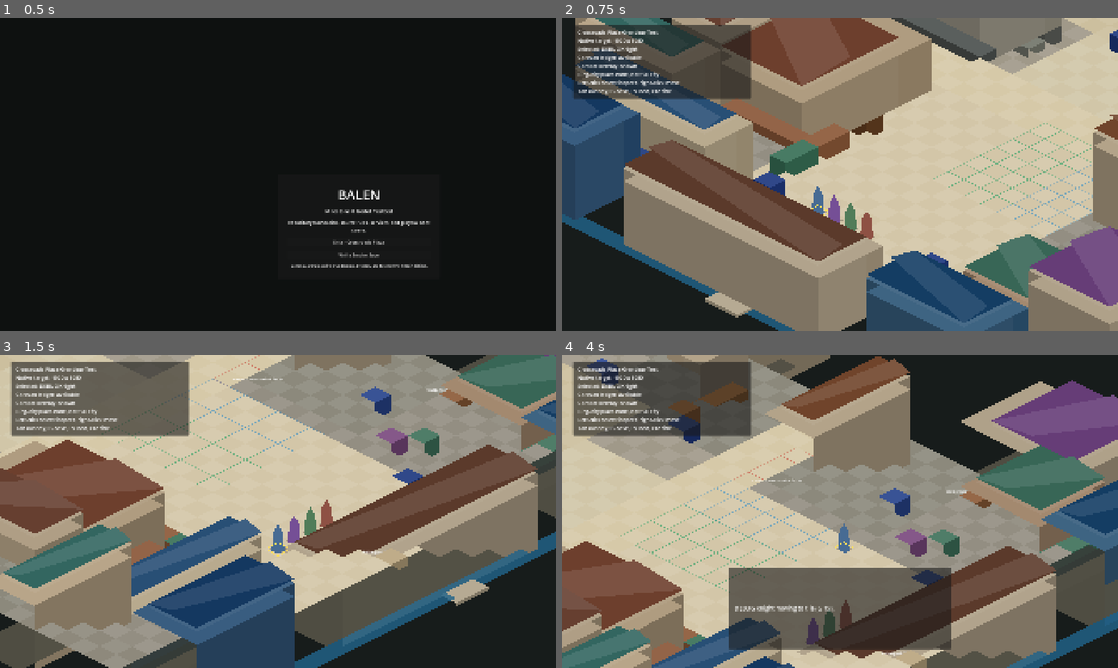
Above: before the commit, frames 1-4 (two rows, left to right).
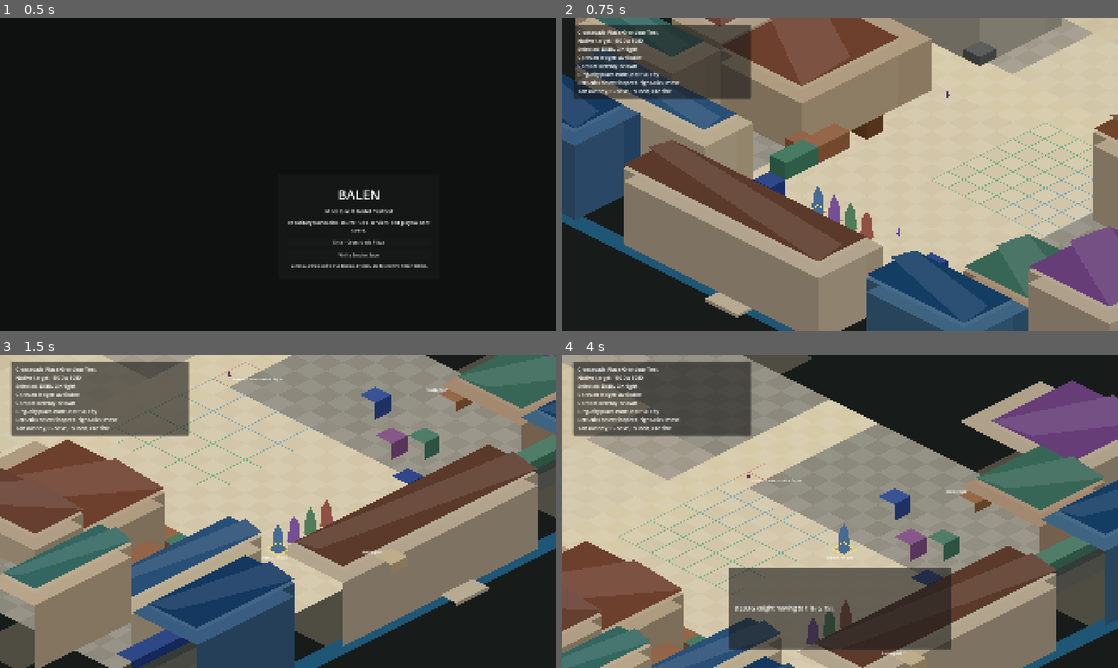
Above: after the commit, the same moments.

Repository: NovakNaumann/balen
Game: Godot game, scene res://scenes/ui/title_screen.tscn
The game is run twice, just before and just after one commit, with the same random seed, the same clock (stepped at 60 frames per second) and the same inputs.
Inputs (mouse positions are in pixels of both pictures, inside the frame that each line leads up to):
- Up to frame 1 (0.5 s): no input
- Up to frame 2 (0.75 s): click "Enter Crossroads Plaza" at 0.5 s
- Up to frame 3 (1.5 s): tap Enter at 1.25 s; move the mouse to (400, 495) at 1.27 s; tap Q (camera_rotate_left) at 1.35 s; click (400, 495) at 1.42 s
- Up to frame 4 (4 s): tap Space at 2 s; drag from (728, 527) to (812, 574) at 2.02 s; tap Enter at 2.75 s; move the mouse to (895, 442) at 2.77 s; right-click (895, 442) at 2.85 s; click (895, 442) at 2.92 s; drag from (812, 574) to (673, 464) at 3.52 s

Frame 1 is identical in both runs. In frame 2, 1.4% of the frame differs, in the area x 14-100%, y 0-73%; in frame 3, 8.4%; in frame 4, 11%, in the area x 4-100%, y 0-100%.

Commit message:
Pin Crossroads terrain to bottom layers

Diff:
--- a/balen/scripts/testbeds/bootstrap_graybox.gd
+++ b/balen/scripts/testbeds/bootstrap_graybox.gd
@@ -8,6 +8,13 @@
 const FOUNTAIN_GRID := Vector2i(0, -6)
 const EAST_WEST_ROAD_Y := 7
 const EVIDENCE_GRID := Vector2i(-9, 11)
+const LAYER_BACKGROUND := -20000
+const LAYER_WATER := -12000
+const LAYER_BOUNDARY := -11000
+const LAYER_FOUNDATION := -10900
+const LAYER_SIDEWALK := -10800
+const LAYER_ROAD := -10700
+const LAYER_GROUND_DETAIL := -10600
 const DEPTH_RIGHT_FACE := 0
 const DEPTH_LEFT_FACE := 1
 const DEPTH_TOP_FACE := 2
@@ -105,7 +112,7 @@
 	background.color = Color(0.09, 0.11, 0.105)
 	background.size = DESIGN_RESOLUTION * 4.0
 	background.position = -background.size * 0.5
-	background.z_index = -1000
+	background.z_index = LAYER_BACKGROUND
 	add_child(background)
 
 	_world_root = Node2D.new()
@@ -558,7 +565,7 @@
 				foundation.name = "Architecture Foundation %d,%d" % [x, y]
 				foundation.polygon = _diamond(center)
 				foundation.color = Color(0.32, 0.31, 0.27, 0.96)
-				foundation.z_index = int(center.y) - 4
+				foundation.z_index = LAYER_FOUNDATION
 				_world_root.add_child(foundation)
 
 
@@ -574,7 +581,7 @@
 			fill.name = "Ring City Edge Masonry %d,%d" % [x, y]
 			fill.polygon = _diamond(center)
 			fill.color = Color(0.28, 0.29, 0.26, 0.95) if _is_grid_blocked_by_architecture(grid_position) else Color(0.22, 0.25, 0.23, 0.90)
-			fill.z_index = int(center.y) - 6
+			fill.z_index = LAYER_BOUNDARY
 			_world_root.add_child(fill)
 
 
@@ -590,20 +597,20 @@
 			tile.name = "%s %d,%d" % [node_name, x, y]
 			tile.polygon = _diamond(tile_position)
 			tile.color = color.lightened(0.08 if (x + y) % 2 == 0 else 0.0)
-			tile.z_index = int(tile_position.y)
+			tile.z_index = LAYER_SIDEWALK
 			_world_root.add_child(tile)
 
 
 func _add_authored_ground_tiles() -> void:
 	for foundation in _authored_placement_definitions(AUTHORING_KIND_FOUNDATION):
-		_add_authored_ground_placement(foundation, "Foundation", 0)
+		_add_authored_ground_placement(foundation, "Foundation", LAYER_FOUNDATION)
 	for sidewalk in _authored_placement_definitions(AUTHORING_KIND_SIDEWALK):
-		_add_authored_ground_placement(sidewalk, "Sidewalk", 1)
+		_add_authored_ground_placement(sidewalk, "Sidewalk", LAYER_SIDEWALK)
 	for road in _authored_placement_definitions(AUTHORING_KIND_ROAD):
-		_add_authored_ground_placement(road, "Road", 2)
-
-
-func _add_authored_ground_placement(placement: Dictionary, suffix: String, z_offset: int) -> void:
+		_add_authored_ground_placement(road, "Road", LAYER_ROAD)
+
+
+func _add_authored_ground_placement(placement: Dictionary, suffix: String, layer_z: int) -> void:
 	var origin: Vector2i = placement.get("grid", Vector2i.ZERO)
 	var footprint: Vector2i = placement.get("footprint", Vector2i.ONE)
 	var base_color: Color = placement.get("color", Color(0.61, 0.56, 0.48))
@@ -619,7 +626,7 @@
 			tile.name = "%s %s %d,%d" % [placement_name, suffix, x, y]
 			tile.polygon = _diamond(center)
 			tile.color = base_color.lightened(0.08 if (x + y) % 2 == 0 else 0.0)
-			tile.z_index = int(center.y) + z_offset
+			tile.z_index = layer_z
 			_world_root.add_child(tile)
 
 
@@ -642,12 +649,12 @@
 			ring_tile.name = "Ring City Plaza Band %d,%d" % [x, y]
 			ring_tile.polygon = _diamond(center)
 			ring_tile.color = Color(0.68, 0.61, 0.48, 0.96) if is_outer_ring else Color(0.79, 0.73, 0.59, 0.96)
-			ring_tile.z_index = int(center.y) + 2
+			ring_tile.z_index = LAYER_GROUND_DETAIL
 			_world_root.add_child(ring_tile)
 
 	var fountain_center := _iso(FOUNTAIN_GRID)
-	_add_screen_ellipse_outline("Inner fountain traffic ring", fountain_center, 440.0, 214.0, Color(0.90, 0.78, 0.45, 0.72), 4.0, int(fountain_center.y) + 42)
-	_add_screen_ellipse_outline("Outer civic plaza ring", fountain_center, 860.0, 418.0, Color(0.72, 0.62, 0.42, 0.58), 5.0, int(fountain_center.y) + 36)
+	_add_screen_ellipse_outline("Inner fountain traffic ring", fountain_center, 440.0, 214.0, Color(0.90, 0.78, 0.45, 0.72), 4.0, LAYER_GROUND_DETAIL)
+	_add_screen_ellipse_outline("Outer civic plaza ring", fountain_center, 860.0, 418.0, Color(0.72, 0.62, 0.42, 0.58), 5.0, LAYER_GROUND_DETAIL)
 
 
 func _add_radial_roads() -> void:
@@ -664,7 +671,7 @@
 				tile.name = "Crossroads Fountain Boulevard %d,%d" % [x, y]
 				tile.polygon = _diamond(center)
 				tile.color = Color(0.80, 0.76, 0.67, 0.94) if on_diagonal_spoke else Color(0.82, 0.78, 0.66, 0.96)
-				tile.z_index = int(center.y) + 1
+				tile.z_index = LAYER_ROAD
 				_world_root.add_child(tile)
 
 
@@ -677,7 +684,7 @@
 			water.name = "Backdrop Ring Canal %s" % str(grid_position)
 			water.polygon = _diamond(center)
 			water.color = Color(0.13, 0.39, 0.54, 0.82)
-			water.z_index = int(center.y) - 10
+			water.z_index = LAYER_WATER
 			_world_root.add_child(water)
 
 	for grid_position in [Vector2i(0, -28), Vector2i(0, 28), Vector2i(-11, -28), Vector2i(11, 28)]:
@@ -807,7 +814,7 @@
 		var footprint: Vector2i = tent.get("footprint", Vector2i.ONE)
 		var height := float(tent.get("height", 0.85))
 		var color: Color = tent.get("color", Color(0.35, 0.26, 0.20))
-		_add_isometric_block(str(tent.get("name", "Market Tent")), grid_position, footprint, height, color)
+		_add_repeated_isometric_blocks(str(tent.get("name", "Market Tent")), grid_position, footprint, height, color)
 
 
 func _add_civic_banners() -> void:
@@ -891,7 +898,14 @@
 
 
 func _add_frontage_awning(node_name: String, origin: Vector2i, footprint: Vector2i, color: Color) -> void:
-	_add_isometric_block(node_name, origin, footprint, 0.55, color)
+	_add_repeated_isometric_blocks(node_name, origin, footprint, 0.55, color)
+
+
+func _add_repeated_isometric_blocks(node_name: String, origin: Vector2i, footprint: Vector2i, height_tiles: float, color: Color) -> void:
+	for x in range(footprint.x):
+		for y in range(footprint.y):
+			var cell_origin := origin + Vector2i(x, y)
+			_add_isometric_block("%s Module %d,%d" % [node_name, x, y], cell_origin, Vector2i.ONE, height_tiles, color)
 
 
 func _add_roof_cap(node_name: String, origin: Vector2i, footprint: Vector2i, height_tiles: float, color: Color) -> void:
--- a/balen/scripts/tests/test_runner.gd
+++ b/balen/scripts/tests/test_runner.gd
@@ -105,6 +105,8 @@
 		var front_anchor: Vector2 = graybox._authoring_position_from_grid(Vector2i(0, 1))
 		if graybox._depth_z(front_anchor, 0) <= graybox._depth_z(back_anchor, 4):
 			failures.append("Foreground objects should sort above the highest local layer of background objects.")
+		if graybox.LAYER_ROAD >= graybox._depth_z(graybox._authoring_position_from_grid(Vector2i(0, -24)), 0):
+			failures.append("Road and sidewalk layers should remain below authored objects.")
 		if not graybox._is_grid_walkable(Vector2i(0, 0)):
 			failures.append("Central plaza tile should remain walkable.")
 		if not graybox._is_grid_walkable(Vector2i(-12, 7)):
Not shown, changed: README.md
